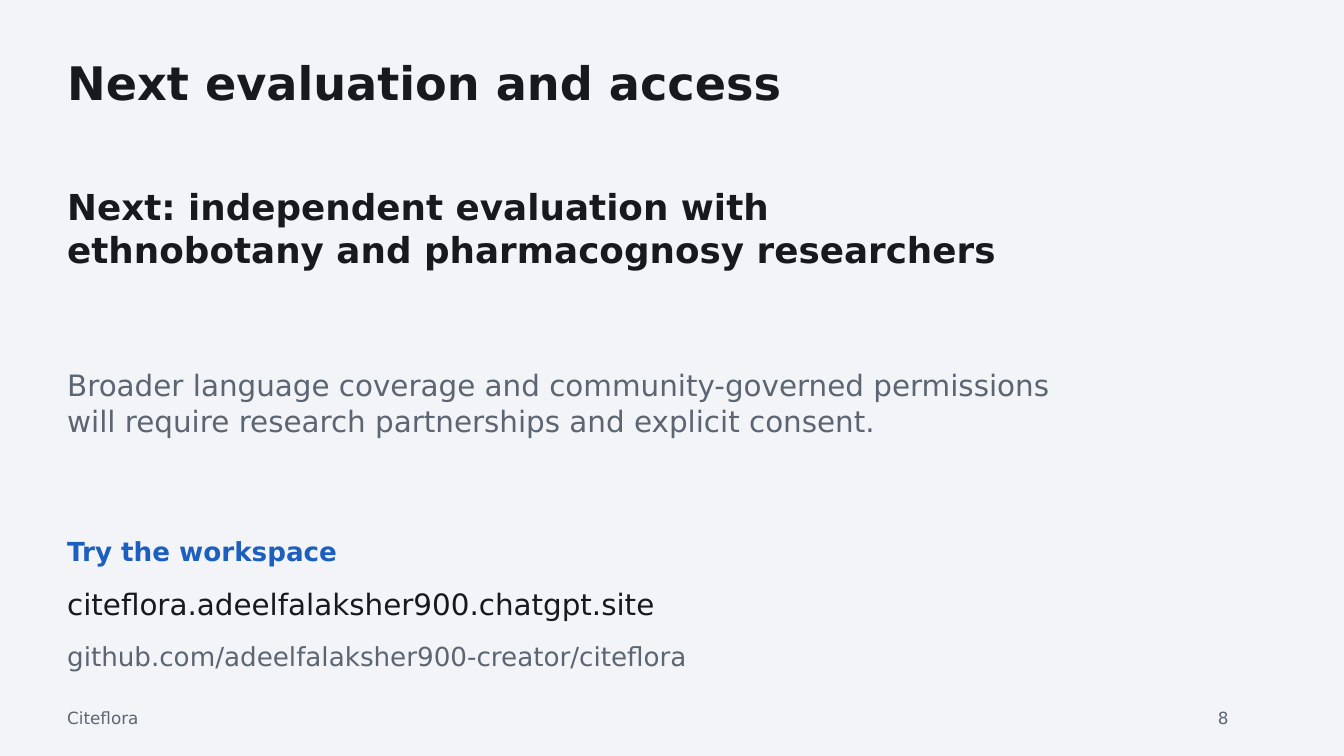
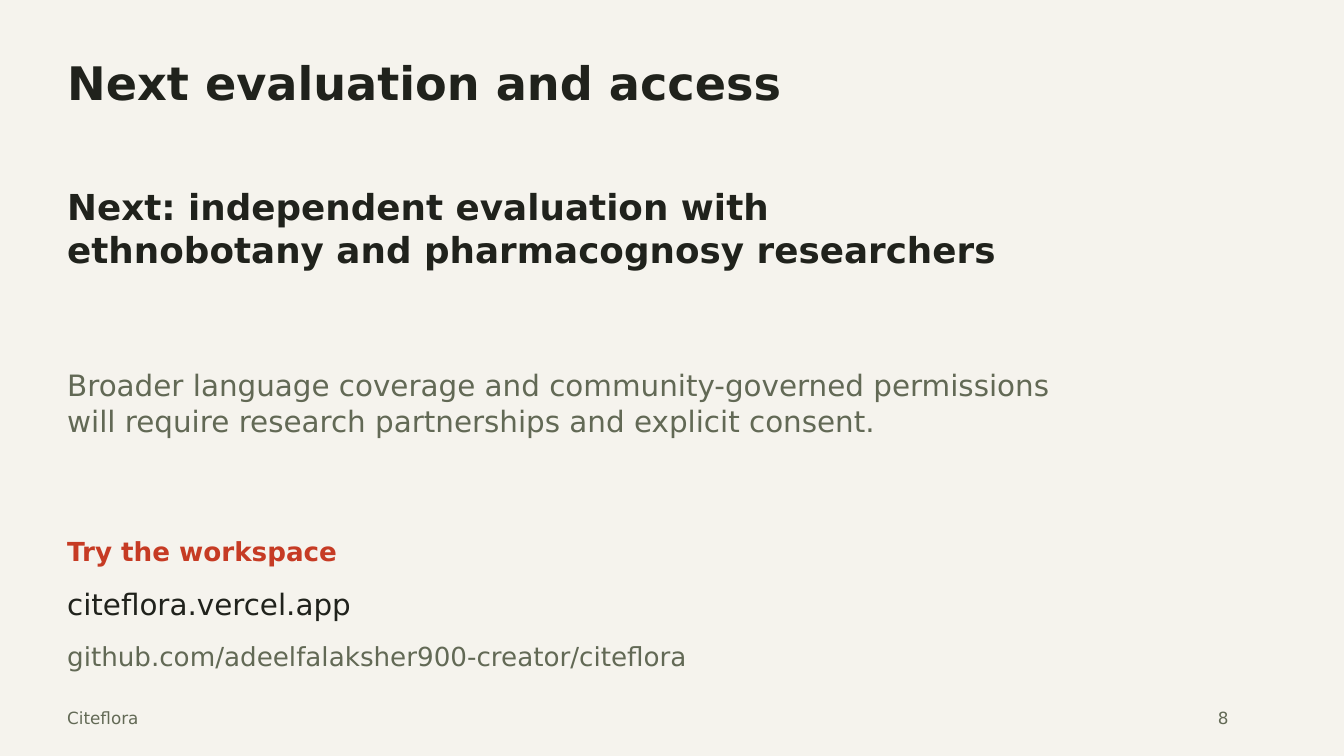
Before and after one commit to adeelfalaksher/citeflora, a slide deck: slide 8 of docs/pitch/Citeflora-Pitch.pptx. Drawn at 1344x756 pixels with LibreOffice and Linux fonts; fonts in the diff are those of the drawing. Boxes give left, top, right and bottom in pixels: in the first picture for what was removed or moved away, otherwise in the second. Text is boxed around its words. In the diff, an @@ line names an element or a change of style, - is before the commit and + after.

Commit message:
Publish verified guided workflow, refreshed pitch and cover, and stable dual-build checks

```diff
--- a/docs/pitch/Citeflora-Pitch.pptx
+++ b/docs/pitch/Citeflora-Pitch.pptx
@@ background #F2F4F7 to #F5F3ED @@
@@ text "Try the workspace" at [67, 541, 337, 566]: text colour #1D5FBF to #C63B24 @@
@@ text at [67, 592, 351, 621]: text changed; text colour #17191D to #20221C @@
-citeflora.adeelfalaksher900.chatgpt.site
+citeflora.vercel.app
@@ text colour #5C6572 to #626955 in 4 elements at [67, 711, 138, 724], [1218, 711, 1229, 724], [67, 373, 1049, 438], [67, 646, 686, 671] @@
```
Also in this commit, not shown: 7 other slides changed, 13 other files.
